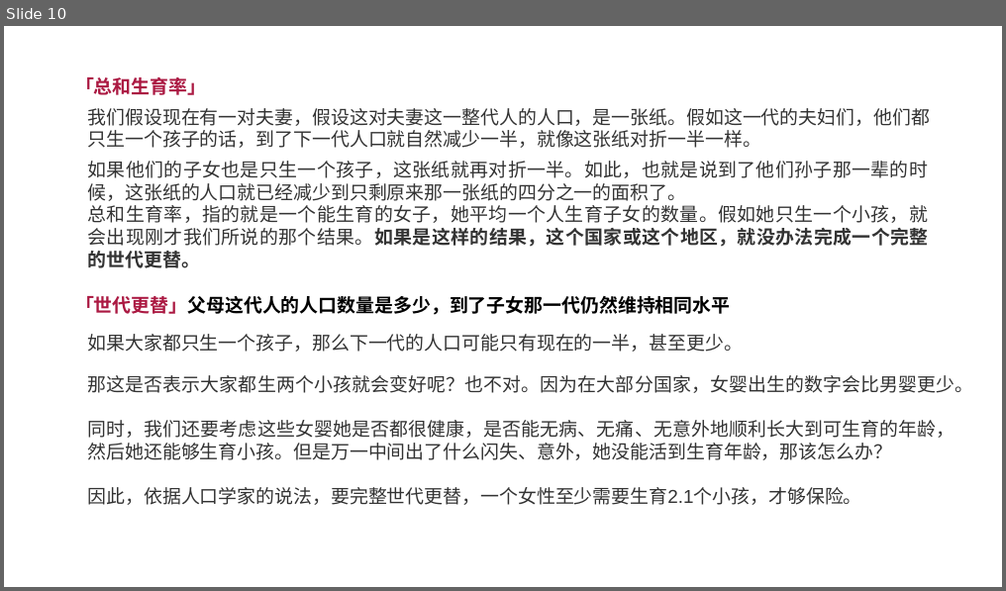
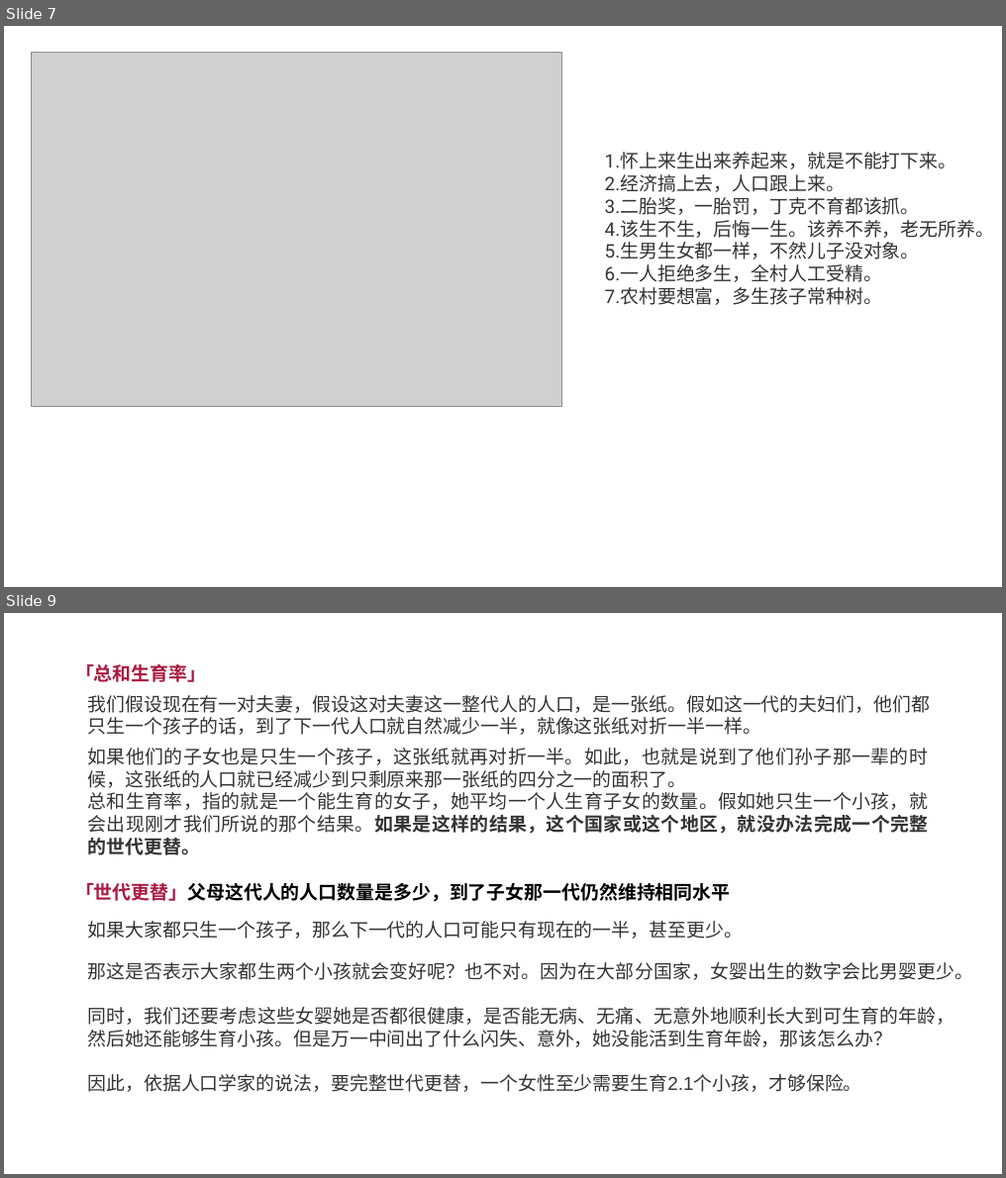
Before and after one commit to FredJiangFei/freetalk, a slide deck: 生娃是国家大事/sw.pptx. Shown one above the other, each under a label of ours: slide 10 before the commit, slides 7 and 9 after it; the slides between them are not shown. The pictures are 1006x591 and 1006x1178 pixels, drawn with LibreOffice and Linux fonts; fonts in the diff are those of the drawing; grey boxes stand for pictures. Boxes give left, top, right and bottom in pixels: in the first picture for what was removed or moved away, otherwise in the second. Text is boxed around its words. In the diff, an @@ line names an element or a change of style, - is before the commit and + after.

```diff
--- a/生娃是国家大事/sw.pptx
+++ b/生娃是国家大事/sw.pptx
@@ slide 7 added at (x1=4, y1=26, x2=1002, y2=587), background #FFFFFF @@
@@ picture added at (x1=31, y1=52, x2=562, y2=406) @@
@@ text added at (x1=605, y1=152, x2=995, y2=305), 18 pt, text #333333 @@
+1.怀上来生出来养起来，就是不能打下来。
+2.经济搞上去，人口跟上来。
+3.二胎奖，一胎罚，丁克不育都该抓。
+4.该生不生，后悔一生。该养不养，老无所养。
+5.生男生女都一样，不然儿子没对象。
+6.一人拒绝多生，全村人工受精。
+7.农村要想富，多生孩子常种树。
@@ what was slide 10 is now slide 9 @@
```
Also in this commit, not shown: 7 slides changed, 7 other slides added, 7 slides removed.
